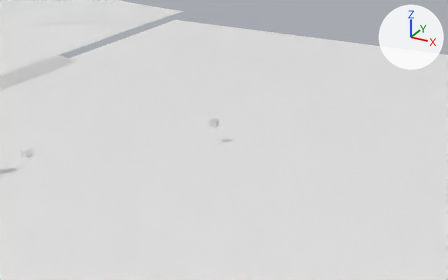
Before and after pictures for a commit that changed the Blender file blender/all.blend.
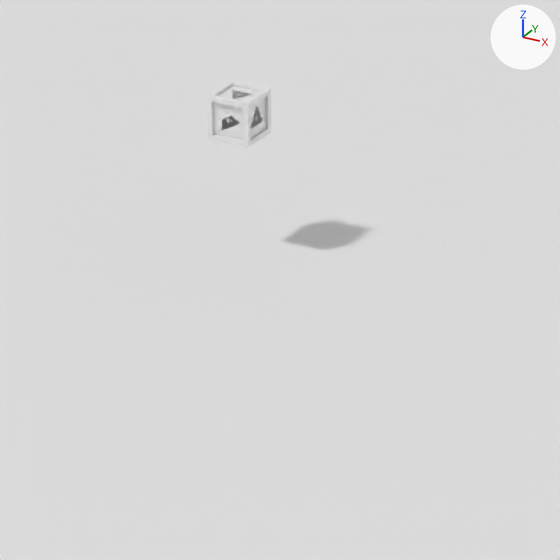
Each version is shown from a 50 mm lens placed at (84.9, -101.4, 75.8), pointed at (3.8, 46.1, 2.1), then close up on the part from 40% to 58% of the width and 38% to 67% of the height. The lights are fixed; the arrows at upper right show +X, +Y and +Z.

In view in the first close-up: 'ground', 'shock_cube'.
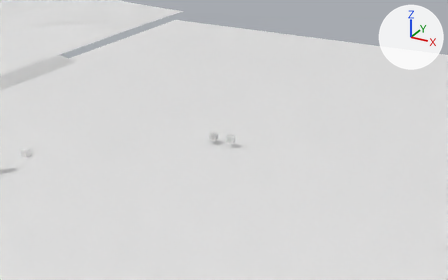
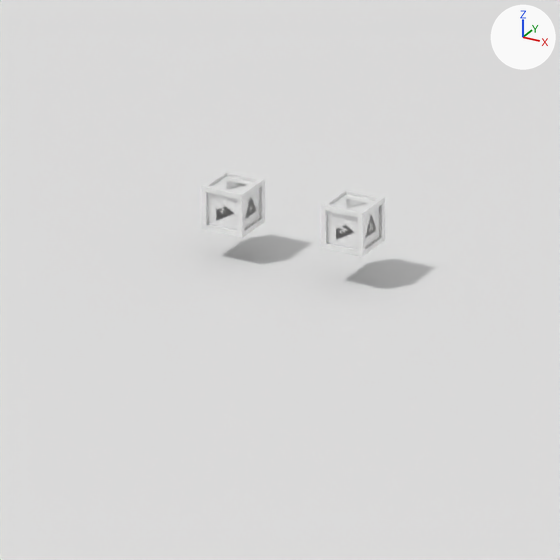
Commit message: Fire cubes

ob_empty_062 is not drawn itself; it is used by a modifier of ob_shock_cube_001.
ob_empty_064 is not drawn itself; it is used by a modifier of ob_shock_cube_001, ob_fire_cube_001.
ob_shock_cube_001 is not drawn itself; it is the parent of ob_hull_002.
ob_fire_cube_001 is not drawn itself; it is the parent of ob_hull_003.

Edits to the bpy script that builds the scene:
```text
Add me_cube_006:
    me_cube_006.from_pydata(...)  # 76 vertices, 19 faces; spans x 0.86..1.0, y -1.0..1.0, z -1.0..1.0
Add col_fire_cube:
    col_fire_cube = bpy.data.collections.new('fire_cube')
    col_fire_cube.objects.link(ob_empty_063)
    col_fire_cube.objects.link(ob_fire_cube_001)
    col_fire_cube.objects.link(ob_hull_003)
Change ob_shock_cube:
    ob_shock_cube.location: (1.316, 1.992, 3.247) -> (1.316, 1.44, -0.727)
Change ob_empty_062:
    ob_empty_062.rotation_euler: (1.571, -1.571, 0.0) -> (0.0, 0.0, 0.0)  # degrees (90, -90, 0) -> degrees (0, 0, 0)
    ob_empty_062.location: (0.0, 0.0, 0.0) -> (5.759, 46.58, 2.705)
Change ob_shock_cube_001:
    where _m = ob_shock_cube_001.modifiers.new('Array', 'ARRAY')
    _m.offset_object: ob_empty_062 -> ob_empty_064
Add ob_empty_064:
    ob_empty_064 = bpy.data.objects.new('Empty.064', None)
    ob_empty_064.location = (0.0, 0.0, 0.0)
    ob_empty_064.rotation_euler = (1.571, -1.571, 0.0)  # degrees (90, -90, 0)
Add ob_hull_003:
    ob_hull_003 = bpy.data.objects.new('hull.003', None)
    ob_hull_003.parent = ob_fire_cube_001
    ob_hull_003.location = (0.0, 0.0, 0.0)
Add ob_fire_cube_001:
    ob_fire_cube_001 = bpy.data.objects.new('fire_cube.001', me_cube_006)
    ob_fire_cube_001.location = (0.0, 0.0, 0.0)
    _m = ob_fire_cube_001.modifiers.new('Mirror', 'MIRROR')
    _m = ob_fire_cube_001.modifiers.new('Array', 'ARRAY')
    _m.count = 3
    _m.use_constant_offset = True
    _m.constant_offset_displace = (-2.0, 0.0, 0.0)
    _m.use_merge_vertices = True
    _m.use_object_offset = True
    _m.offset_object = ob_empty_064
Add ob_empty_063:
    ob_empty_063 = bpy.data.objects.new('Empty.063', None)
    ob_empty_063.location = (0.0, 0.0, 0.0)
    ob_empty_063.rotation_euler = (1.571, -1.571, 0.0)  # degrees (90, -90, 0)
Add ob_fire_cube:
    ob_fire_cube = bpy.data.objects.new('fire_cube', None)
    ob_fire_cube.parent = ob_empty_062
    ob_fire_cube.matrix_parent_inverse = Matrix(((1.0, 0.0, 0.0, -5.759), (0.0, 1.0, 0.0, -46.58), (0.0, 0.0, 1.0, -2.705), (0.0, 0.0, 0.0, 1.0)))
    ob_fire_cube.location = (5.759, 46.58, 2.705)
    ob_fire_cube.instance_type = 'COLLECTION'
    ob_fire_cube.instance_collection = col_fire_cube
```

Boxes [x1, y1, x2, y2] around the edits, measured in the close-ups (560 x 560 px):
'shock_cube', moved, turned, reshaped, modifiers changed: before [207, 80, 271, 148]; after [201, 170, 265, 238]
'fire_cube', added: after [321, 188, 385, 257]
